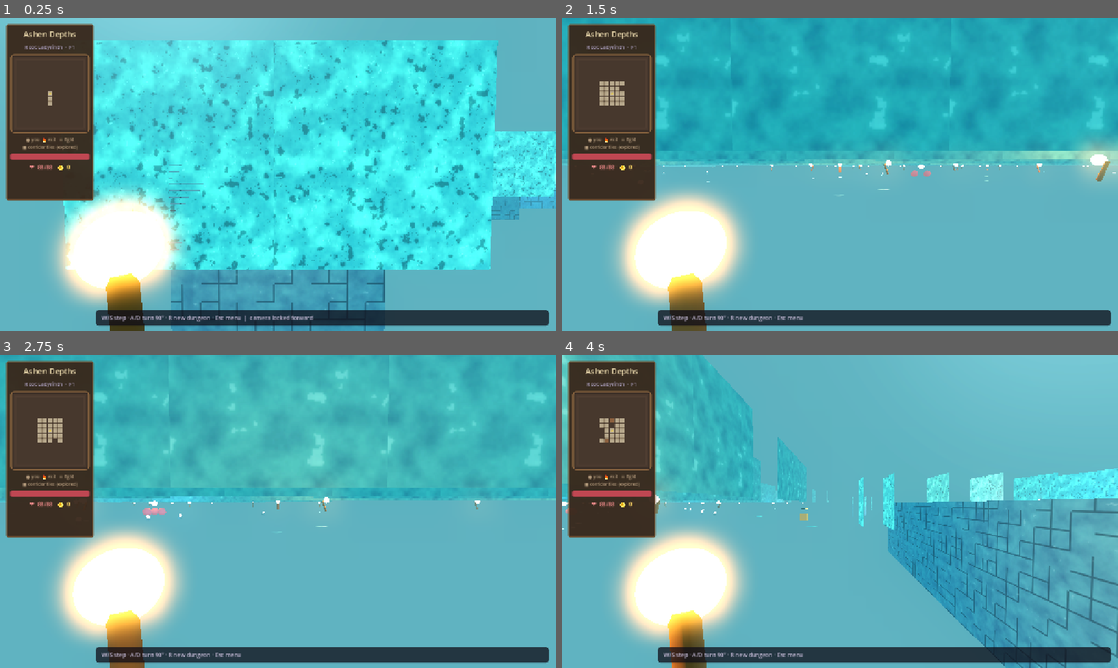
Above: before the commit, frames 1-4 (two rows, left to right).
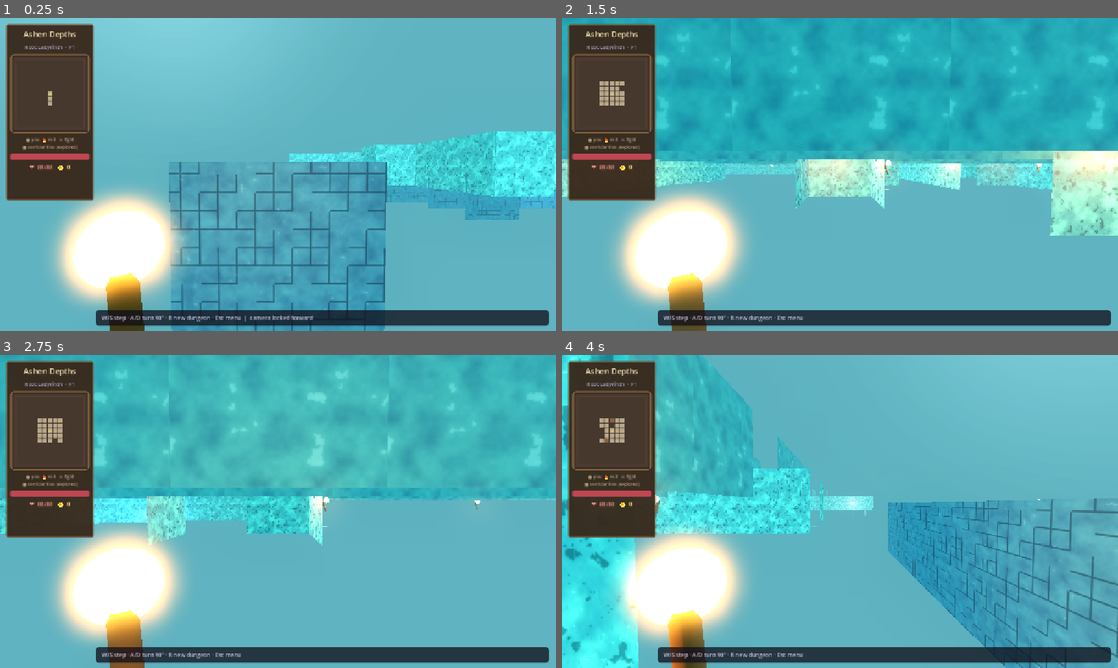
Above: after the commit, the same moments.

Repository: maikalpandas-lgtm/ashen-depths
Game: Godot game, scene res://scenes/main.tscn
Two runs of this game, one before a commit and one after it. Both use one fixed random seed, a clock stepped at 60 frames per second and the inputs below.
Inputs:
- Up to frame 1 (0.25 s): no input
- Up to frame 2 (1.5 s): tap Enter at 0.5 s; hold R (regenerate_dungeon) 0.53-1.28 s; hold W (move_forward) from 0.53 s (still down); tap Space at 1.25 s; tap R (regenerate_dungeon) at 1.35 s
- Up to frame 3 (2.75 s): keep holding W (move_forward); tap Enter at 2 s; hold R (regenerate_dungeon) from 2.03 s (still down)
- Up to frame 4 (4 s): keep holding W (move_forward); tap Space at 2.75 s; release R (regenerate_dungeon) at 2.78 s; tap R (regenerate_dungeon) at 2.85 s; tap Enter at 3.5 s; hold R (regenerate_dungeon) from 3.53 s (still down)

The runs differ from the first frame. In frame 1, 50% of the frame differs, in the area x 11-90%, y 7-81%; in frame 2, 8.2%; in frame 3, 4.0%; in frame 4, 14%.

Commit message:
fix: wall plane orientation without look_at tree error

Diff:
--- a/scripts/dungeon_generator.gd
+++ b/scripts/dungeon_generator.gd
@@ -480,9 +480,11 @@
 	mi.mesh = st.commit()
 	mi.material_override = mat
 	mi.position = pos
-	# Orient local +Z toward face_into
+	# Orient local -Z toward face_into (look_at convention); flip so +Z of quad faces corridor
 	if face_into.length_squared() > 0.001:
-		mi.look_at(pos + face_into, Vector3.UP)
+		var basis := Basis.looking_at(face_into.normalized(), Vector3.UP)
+		# looking_at aims -Z; our quad normal is +Z → rotate 180° around Y
+		mi.transform = Transform3D(basis.rotated(Vector3.UP, PI), pos)
 	geometry_root.add_child(mi)
 
 	var body := StaticBody3D.new()
